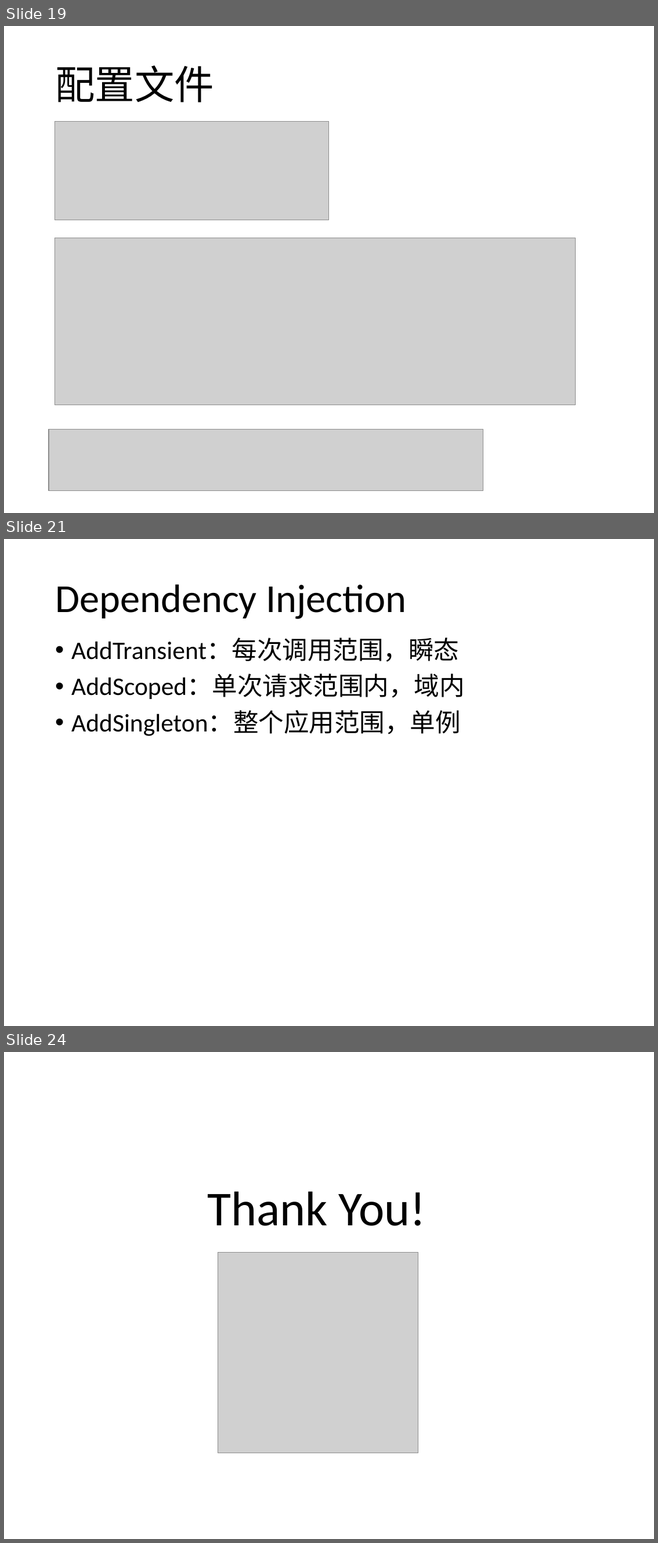
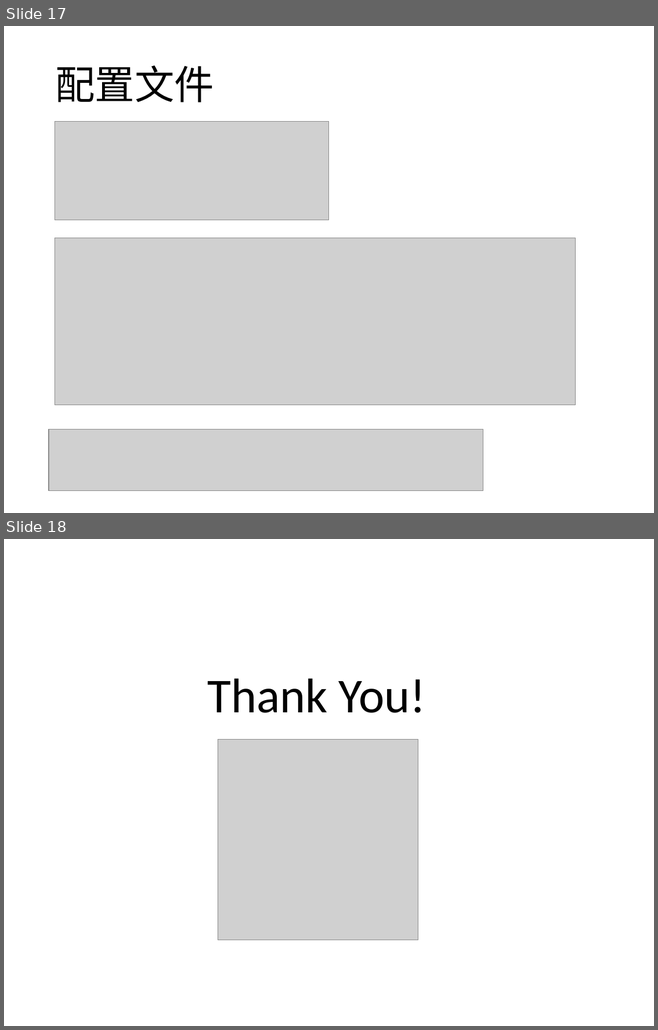
Before and after one commit to axzxs2001/AspNetCore2.0SeriesOfCourses, a slide deck: AspNetCore2.0Courses/PPT/asp.net core(一).pptx. Shown one above the other, each under a label of ours: slides 19, 21 and 24 before the commit, slides 17 and 18 after it; the slides between them are not shown. The pictures are 658x1543 and 658x1030 pixels, drawn with LibreOffice and Linux fonts; fonts in the diff are those of the drawing; grey boxes stand for pictures; background and template pictures are left out. Boxes give left, top, right and bottom in pixels: in the first picture for what was removed or moved away, otherwise in the second. Text is boxed around its words. In the diff, an @@ line names an element or a change of style, - is before the commit and + after.

```diff
--- a/AspNetCore2.0Courses/PPT/asp.net core(一).pptx
+++ b/AspNetCore2.0Courses/PPT/asp.net core(一).pptx
@@ slide 21 removed at [4,539,654,1026], background picture (left out) @@
@@ title removed at [55,584,406,619] @@
-Dependency Injection
@@ text removed at [71,638,465,736] @@
-• AddTransient：每次调用范围，瞬态
-• AddScoped：单次请求范围内，域内
-• AddSingleton：整个应用范围，单例
@@ what was slide 19 is now slide 17 @@
@@ what was slide 24 is now slide 18 @@
```
Also in this commit, not shown: 2 slides changed, 2 slides added, 7 other slides removed.
